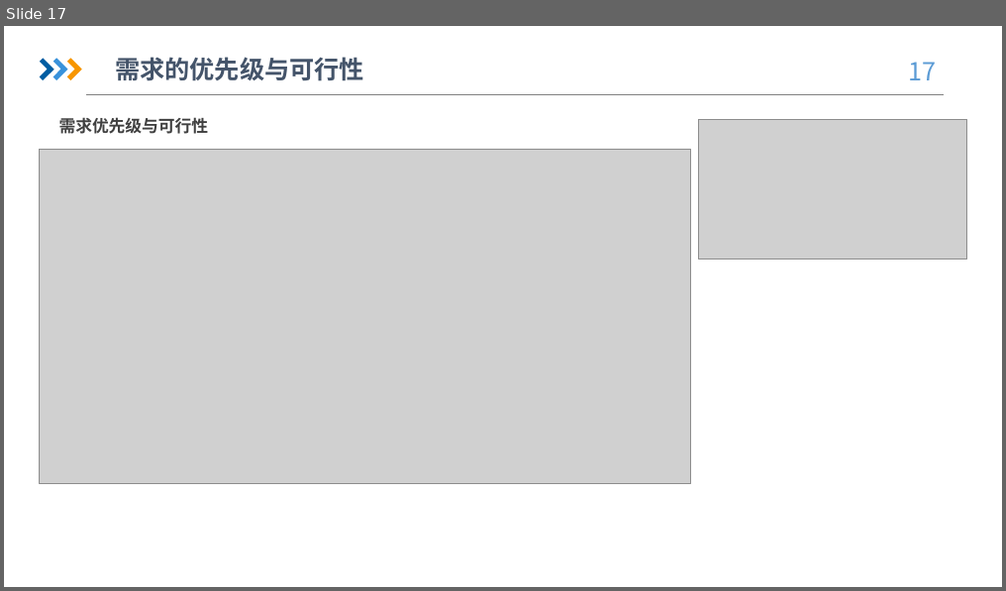
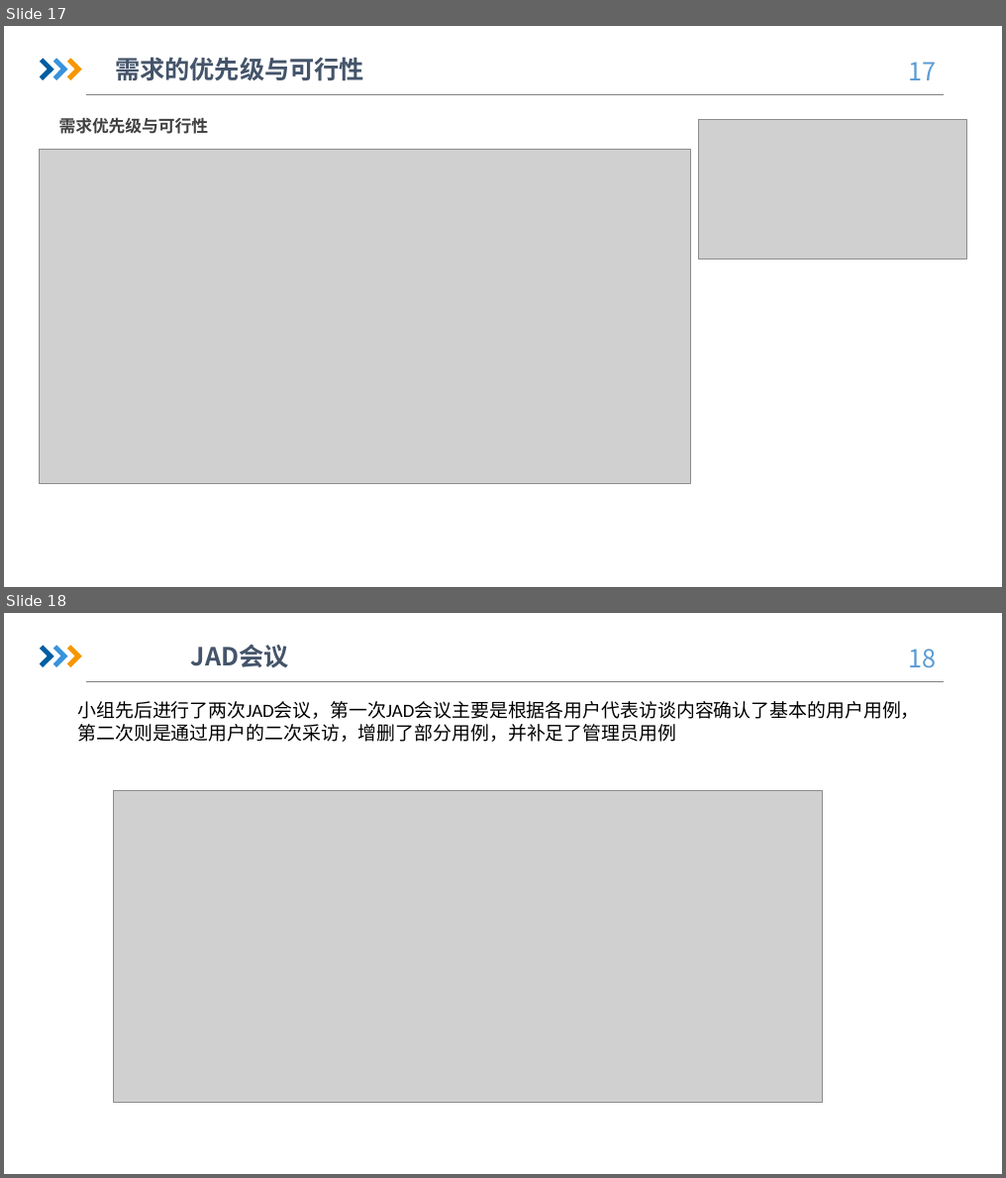
Before and after one commit to hhhdxd/Request, a slide deck: 软件需求规格说明书/软件需求规格说明书项目评审.pptx. Shown one above the other, each under a label of ours: slide 17 before the commit, slides 17 and 18 after it. The pictures are 1006x591 and 1006x1178 pixels, drawn with LibreOffice and Linux fonts; fonts in the diff are those of the drawing; grey boxes stand for pictures; background and template pictures are left out. Boxes give left, top, right and bottom in pixels: in the first picture for what was removed or moved away, otherwise in the second. Text is boxed around its words. In the diff, an @@ line names an element or a change of style, - is before the commit and + after.

```diff
--- a/软件需求规格说明书/软件需求规格说明书项目评审.pptx
+++ b/软件需求规格说明书/软件需求规格说明书项目评审.pptx
@@ slide 18 added at <box>4,613,1002,1174</box>, background picture (left out); not listed: 5 template elements that a slide beside it also shows @@
@@ text added at <box>191,644,289,668</box>, 24 pt, text #44546A, bold @@
+JAD会议
@@ text added at <box>77,701,919,742</box>, 18 pt, text #000000 @@
+小组先后进行了两次JAD会议，第一次JAD会议主要是根据各用户代表访谈内容确认了基本的用户用例，
+第二次则是通过用户的二次采访，增删了部分用例，并补足了管理员用例
@@ picture added at <box>113,790,823,1103</box> @@
```
Also in this commit, not shown: 5 slides changed, 7 other files.
